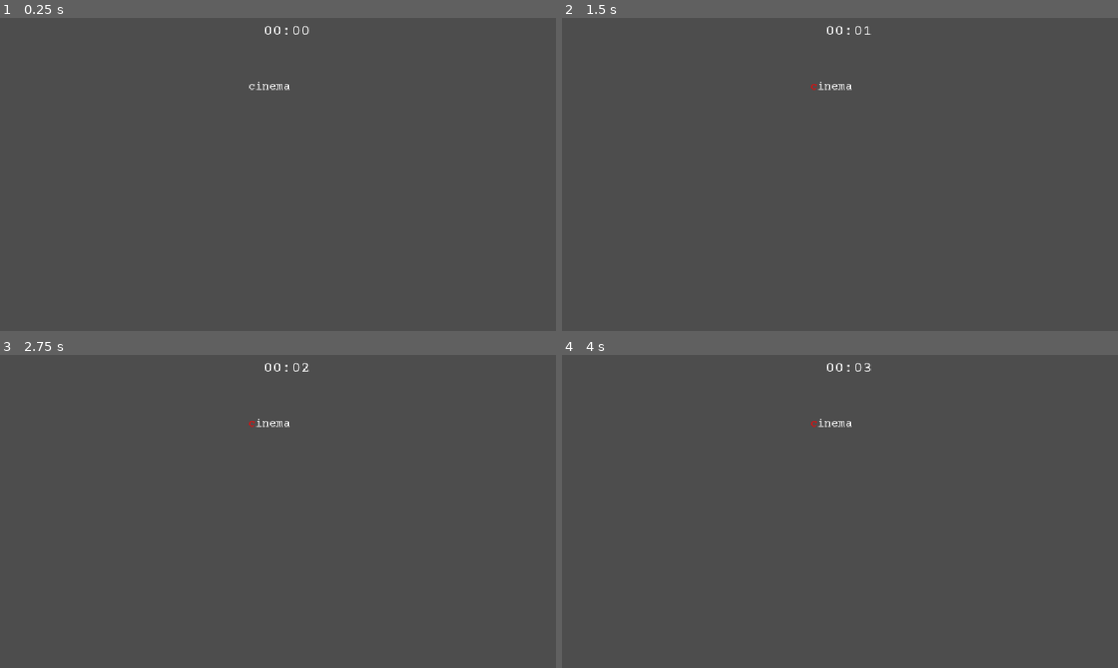
Above: before the commit, frames 1-4 (two rows, left to right).
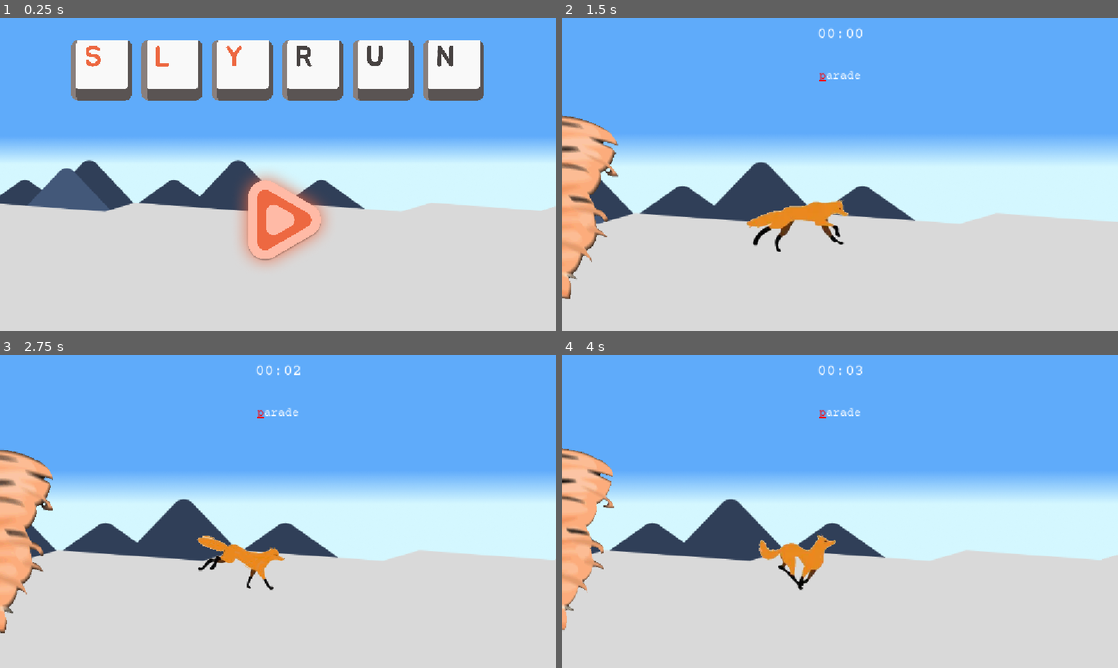
Above: after the commit, the same moments.

Repository: nowhereware/slyrun
Game: Godot game, scene res://scenes/main_menu.tscn
Two runs of this game, one before a commit and one after it. Both use one fixed random seed, a clock stepped at 60 frames per second and the inputs below.
Inputs (mouse positions are in pixels of both pictures, inside the frame that each line leads up to):
- Up to frame 1 (0.25 s): no input
- Up to frame 2 (1.5 s): click (845, 218) at 0.52 s; tap Enter at 1.25 s
- Up to frame 3 (2.75 s): no input
- Up to frame 4 (4 s): no input

The runs differ from the first frame. In frame 1, 96% of the frame differs, in the area x 0-100%, y 0-100%; in frame 2, 100%; in frame 3, 100%; in frame 4, 100%.

Commit message:
Update to newest version

Diff:
--- a/assets/6letters.csv
+++ b/assets/6letters.csv
@@ -9,7 +9,6 @@
 person
 health
 mother
-period
 father
 centre
 effect
@@ -74,7 +73,6 @@
 speech
 effort
 career
-attack
 length
 memory
 impact
@@ -139,13 +137,11 @@
 injury
 valley
 bishop
-christ
 motion
 author
 nation
 sample
 aspect
-cancer
 beauty
 square
 vision
@@ -157,10 +153,8 @@
 expert
 parish
 strike
-border
 bottle
 autumn
-victim
 editor
 stress
 wealth
@@ -179,11 +173,8 @@
 circle
 pocket
 module
-affair
 winner
 breach
-finger
-throat
 phrase
 holder
 canada
@@ -199,7 +190,6 @@
 signal
 poetry
 camera
-maggie
 string
 tenant
 burden
@@ -215,7 +205,6 @@
 cotton
 heaven
 farmer
-tongue
 petrol
 walker
 timber
@@ -288,7 +277,6 @@
 surrey
 excuse
 reward
-breast
 pardon
 arrest
 button
@@ -296,7 +284,6 @@
 finish
 johnny
 wisdom
-virgin
 german
 daniel
 toilet
@@ -319,7 +306,6 @@
 vessel
 merger
 supper
-killer
 coffin
 lounge
 keeper
@@ -378,7 +364,6 @@
 victor
 canvas
 hunger
-racism
 jersey
 knight
 sophie
@@ -411,10 +396,8 @@
 sheila
 patent
 import
-tumour
 fringe
 chorus
-heroin
 jungle
 asylum
 vacuum
@@ -452,15 +435,12 @@
 outfit
 combat
 joanna
-biopsy
 advent
 decree
-poison
 thread
 garlic
 hazard
 candle
-sewage
 foster
 cruise
 little
@@ -471,7 +451,6 @@
 debris
 patrol
 ernest
-insect
 dexter
 enzyme
 mosaic
@@ -530,7 +509,6 @@
 spouse
 mickey
 henley
-climax
 campus
 recall
 herald
@@ -543,7 +521,6 @@
 granny
 socket
 sierra
-bomber
 cement
 potter
 kidney
@@ -570,7 +547,6 @@
 fender
 wicket
 convoy
-escort
 mantle
 monkey
 bypass
@@ -595,7 +571,6 @@
 heater
 cooker
 banana
-trauma
 mutant
 jumper
 hector
@@ -690,7 +665,6 @@
 yellow
 sudden
 fulham
-hooker
 sermon
 misuse
 tarmac
@@ -702,7 +676,6 @@
 hearth
 violet
 carrot
-gutter
 parrot
 barnet
 assent
@@ -752,11 +725,9 @@
 squire
 brewer
 sheikh
-artery
 archie
 enamel
 cowboy
-faeces
 malice
 magnet
 trough
@@ -773,19 +744,15 @@
 beacon
 anthem
 saucer
-plough
 bunker
 crunch
 raffle
-incest
 mobile
 run-up
 riddle
 ferret
 staple
 digest
-mosque
-sexism
 median
 ledger
 helper
@@ -805,27 +772,22 @@
 opener
 becker
 livery
-lesion
 tandem
-thirst
 rarity
 dobson
 stroll
 ransom
 millie
-thrush
 retina
 bamboo
 mammal
 craven
 dalton
 connie
-seaman
 jigsaw
 frenzy
 hassle
 bakery
-cartel
 crater
 nausea
 alaska
@@ -845,7 +807,6 @@
 rudder
 daphne
 refuse
-vagina
 trifle
 tangle
 martyr
@@ -866,7 +827,6 @@
 turtle
 parody
 feeder
-condom
 canyon
 volley
 facade
@@ -905,14 +865,12 @@
 refund
 yogurt
 saliva
-rapist
 salute
 parole
 botany
 bridle
 sender
 kitten
-maggot
 mercer
 safari
 permit
@@ -923,7 +881,6 @@
 spruce
 shrimp
 uproar
-nether
 hangar
 recess
 picket
@@ -933,7 +890,6 @@
 dieter
 parkin
 hybrid
-ghetto
 casino
 claret
 heresy
@@ -941,7 +897,6 @@
 bazaar
 oyster
 ambush
-foetus
 clover
 affect
 utopia
@@ -984,12 +939,10 @@
 insert
 fleece
 rebate
-hernia
 lagoon
 trance
 tremor
 grouse
-tardis
 glover
 satire
 resale
--- a/scenes/in_game.tscn
+++ b/scenes/in_game.tscn
@@ -1,20 +1,80 @@
 [gd_scene format=3 uid="uid://4d37074pw4oh"]
 
 [ext_resource type="Script" uid="uid://bys53hkt5n4c7" path="res://scripts/in_game.gd" id="1_7nptk"]
-[ext_resource type="Texture2D" uid="uid://brm7xv58784sd" path="res://assets/temp_fox.png" id="2_cela1"]
 [ext_resource type="LabelSettings" uid="uid://b5fy2cfuqd5dr" path="res://assets/label_settings.tres" id="2_ipuqq"]
+[ext_resource type="Texture2D" uid="uid://bqe3u1loes143" path="res://assets/background.png" id="2_or4b6"]
 [ext_resource type="FontFile" uid="uid://vqnlwy3s5bfc" path="res://assets/courierprime.ttf" id="3_h5xqe"]
-[ext_resource type="Texture2D" uid="uid://jn2wxo8npxc0" path="res://assets/temp_scroll.png" id="4_5gm6p"]
+[ext_resource type="Texture2D" uid="uid://b70n625lra5fy" path="res://assets/fox/0.png" id="3_sbksv"]
+[ext_resource type="Texture2D" uid="uid://colwhyewc6dvs" path="res://assets/fox/1.png" id="4_kfjf5"]
+[ext_resource type="Texture2D" uid="uid://r1n3jdy0hqcl" path="res://assets/tornado/0.png" id="5_11xtg"]
+[ext_resource type="Texture2D" uid="uid://mvx38ls1ebfw" path="res://assets/fox/2.png" id="5_jwypr"]
+[ext_resource type="Texture2D" uid="uid://0ywwap0k6f6x" path="res://assets/tornado/1.png" id="6_g41us"]
+[ext_resource type="Texture2D" uid="uid://dtrfxtg7veaad" path="res://assets/fox/3.png" id="6_vwjh6"]
+[ext_resource type="Texture2D" uid="uid://b4qqdlkqm4s5p" path="res://assets/tornado/2.png" id="7_co0c4"]
+[ext_resource type="Texture2D" uid="uid://dx8pyf028ogvp" path="res://assets/fox/4.png" id="7_n1tme"]
+[ext_resource type="Texture2D" uid="uid://ww7olj4cmxsj" path="res://assets/tornado/3.png" id="8_2ckjo"]
+[ext_resource type="Texture2D" uid="uid://b136qshx1fhke" path="res://assets/fox/5.png" id="8_f2l4y"]
+[ext_resource type="Texture2D" uid="uid://c00q5xrtjc0f7" path="res://assets/fox/6.png" id="9_25war"]
+[ext_resource type="Texture2D" uid="uid://bjxjtobi6jk2r" path="res://assets/tornado/4.png" id="9_a6pya"]
+[ext_resource type="Texture2D" uid="uid://bpryhl7i5jt3q" path="res://assets/tornado/5.png" id="10_88obl"]
+[ext_resource type="Texture2D" uid="uid://bfvtb2dkjl5re" path="res://assets/fox/7.png" id="10_nb1ec"]
+[ext_resource type="Texture2D" uid="uid://bmnw6y3mofgt7" path="res://assets/fox/8.png" id="11_6fcm8"]
+[ext_resource type="Texture2D" uid="uid://q01pj85xvlth" path="res://assets/tornado/6.png" id="11_qhyra"]
+[ext_resource type="Texture2D" uid="uid://c3aocasw7t6kj" path="res://assets/tornado/7.png" id="12_t12ct"]
+[ext_resource type="Texture2D" uid="uid://wwwv51jswicm" path="res://assets/fox/9.png" id="12_ws43c"]
+[ext_resource type="Texture2D" uid="uid://y3rtx72uubyv" path="res://assets/tornado/8.png" id="13_4tb1c"]
+[ext_resource type="Texture2D" uid="uid://bupiw55ghw80o" path="res://assets/fox/10.png" id="13_by233"]
+[ext_resource type="Texture2D" uid="uid://fdxp8b7jet2p" path="res://assets/tornado/9.png" id="14_kpfud"]
+[ext_resource type="Texture2D" uid="uid://p72evqx358na" path="res://assets/tornado/10.png" id="15_lm43o"]
+[ext_resource type="Texture2D" uid="uid://7pdy3huqx0nk" path="res://assets/tornado/11.png" id="16_sbksv"]
+[ext_resource type="Texture2D" uid="uid://1s1edqlocmos" path="res://assets/tornado/12.png" id="17_kfjf5"]
+[ext_resource type="Texture2D" uid="uid://b2mmxrvkfj12n" path="res://assets/tornado/13.png" id="18_jwypr"]
+[ext_resource type="Texture2D" uid="uid://bhtxx3ao5vy0n" path="res://assets/tornado/14.png" id="19_vwjh6"]
+[ext_resource type="Texture2D" uid="uid://p8w5xq10bfi5" path="res://assets/tornado/15.png" id="20_n1tme"]
+[ext_resource type="Texture2D" uid="uid://rxpb8inpwdft" path="res://assets/tornado/16.png" id="21_f2l4y"]
+[ext_resource type="Texture2D" uid="uid://dy0cj3w84ao3" path="res://assets/tornado/17.png" id="22_25war"]
+[ext_resource type="Texture2D" uid="uid://8irltj8n5kx7" path="res://assets/tornado/18.png" id="23_nb1ec"]
+[ext_resource type="Texture2D" uid="uid://demti5fxjnkf3" path="res://assets/tornado/19.png" id="24_6fcm8"]
 
 [sub_resource type="SpriteFrames" id="SpriteFrames_h5xqe"]
 animations = [{
 "frames": [{
 "duration": 1.0,
-"texture": ExtResource("2_cela1")
+"texture": ExtResource("3_sbksv")
+}, {
+"duration": 1.0,
+"texture": ExtResource("4_kfjf5")
+}, {
+"duration": 1.0,
+"texture": ExtResource("5_jwypr")
+}, {
+"duration": 1.0,
+"texture": ExtResource("6_vwjh6")
+}, {
+"duration": 1.0,
+"texture": ExtResource("7_n1tme")
+}, {
+"duration": 1.0,
+"texture": ExtResource("8_f2l4y")
+}, {
+"duration": 1.0,
+"texture": ExtResource("9_25war")
+}, {
+"duration": 1.0,
+"texture": ExtResource("10_nb1ec")
+}, {
+"duration": 1.0,
+"texture": ExtResource("11_6fcm8")
+}, {
+"duration": 1.0,
+"texture": ExtResource("12_ws43c")
+}, {
+"duration": 1.0,
+"texture": ExtResource("13_by233")
 }],
 "loop": 1,
 "name": &"default",
-"speed": 5.0
+"speed": 20.0
 }]
 
 [sub_resource type="LabelSettings" id="LabelSettings_ipuqq"]
@@ -29,40 +89,109 @@
 font = ExtResource("3_h5xqe")
 font_size = 32
 
+[sub_resource type="SpriteFrames" id="SpriteFrames_w46pu"]
+animations = [{
+"frames": [{
+"duration": 1.0,
+"texture": ExtResource("5_11xtg")
+}, {
+"duration": 1.0,
+"texture": ExtResource("6_g41us")
+}, {
+"duration": 1.0,
+"texture": ExtResource("7_co0c4")
+}, {
+"duration": 1.0,
+"texture": ExtResource("8_2ckjo")
+}, {
+"duration": 1.0,
+"texture": ExtResource("9_a6pya")
+}, {
+"duration": 1.0,
+"texture": ExtResource("10_88obl")
+}, {
+"duration": 1.0,
+"texture": ExtResource("11_qhyra")
+}, {
+"duration": 1.0,
+"texture": ExtResource("12_t12ct")
+}, {
+"duration": 1.0,
+"texture": ExtResource("13_4tb1c")
+}, {
+"duration": 1.0,
+"texture": ExtResource("14_kpfud")
+}, {
+"duration": 1.0,
+"texture": ExtResource("15_lm43o")
+}, {
+"duration": 1.0,
+"texture": ExtResource("16_sbksv")
+}, {
+"duration": 1.0,
+"texture": ExtResource("17_kfjf5")
+}, {
+"duration": 1.0,
+"texture": ExtResource("18_jwypr")
+}, {
+"duration": 1.0,
+"texture": ExtResource("19_vwjh6")
+}, {
+"duration": 1.0,
+"texture": ExtResource("20_n1tme")
+}, {
+"duration": 1.0,
+"texture": ExtResource("21_f2l4y")
+}, {
+"duration": 1.0,
+"texture": ExtResource("22_25war")
+}, {
+"duration": 1.0,
+"texture": ExtResource("23_nb1ec")
+}, {
+"duration": 1.0,
+"texture": ExtResource("24_6fcm8")
+}],
+"loop": 1,
+"name": &"default",
+"speed": 15.0
+}]
+
 [node name="InGame" type="Node2D" unique_id=707985964]
 script = ExtResource("1_7nptk")
 
 [node name="Sky" type="Parallax2D" parent="." unique_id=2108714000]
-visible = false
 scroll_scale = Vector2(0.1, 0.1)
-repeat_size = Vector2(1920, 1080)
+repeat_size = Vector2(1468.5, 900)
 autoscroll = Vector2(-25, 0)
 repeat_times = 2
 
 [node name="Sprite2D" type="Sprite2D" parent="Sky" unique_id=1097274910]
-position = Vector2(658, 136)
-texture = ExtResource("4_5gm6p")
+position = Vector2(544, 340)
+scale = Vector2(1.525, 1.5)
+texture = ExtResource("2_or4b6")
 
 [node name="Ground" type="Parallax2D" parent="." unique_id=970831227]
 
 [node name="Fox" type="AnimatedSprite2D" parent="." unique_id=1399206653]
-visible = false
-position = Vector2(924, 519)
+position = Vector2(859, 421)
 sprite_frames = SubResource("SpriteFrames_h5xqe")
+frame_progress = 0.31348458
 
 [node name="TimerLabel" type="Label" parent="." unique_id=1266347697]
-offset_left = 546.0
-offset_top = 10.0
-offset_right = 642.0
-offset_bottom = 46.0
+offset_left = 529.0
+offset_top = 16.0
+offset_right = 625.0
+offset_bottom = 52.0
 text = "99:99"
 label_settings = ExtResource("2_ipuqq")
 
 [node name="CurrentWord" type="RichTextLabel" parent="." unique_id=247813977]
-offset_left = 515.0
-offset_top = 129.0
-offset_right = 738.0
-offset_bottom = 179.0
+offset_left = 533.0
+offset_top = 107.0
+offset_right = 626.0
+offset_bottom = 157.0
+theme_override_font_sizes/normal_font_size = 24
 bbcode_enabled = true
 fit_content = true
 
@@ -99,3 +228,7 @@
 offset_bottom = 371.0
 text = "Accuracy: "
 label_settings = SubResource("LabelSettings_h5xqe")
+
+[node name="Tornado" type="AnimatedSprite2D" parent="." unique_id=937747487]
+position = Vector2(-2, 372)
+sprite_frames = SubResource("SpriteFrames_w46pu")
--- a/scenes/main_menu.tscn
+++ b/scenes/main_menu.tscn
@@ -1,6 +1,30 @@
 [gd_scene format=3 uid="uid://b7wg87cbrrx4"]
 
 [ext_resource type="Script" uid="uid://bhdn26bc0yn1p" path="res://scripts/main_menu.gd" id="1_l6cm7"]
+[ext_resource type="Texture2D" uid="uid://bqe3u1loes143" path="res://assets/background.png" id="2_ekxnf"]
+[ext_resource type="Texture2D" uid="uid://ol25tnww4i1a" path="res://assets/Logo.png" id="3_bqqt6"]
+[ext_resource type="Texture2D" uid="uid://c0iykrd0e6cpx" path="res://assets/Play.png" id="4_wu84c"]
 
 [node name="MainMenu" type="Node2D" unique_id=1645610315]
 script = ExtResource("1_l6cm7")
+
+[node name="Background" type="Sprite2D" parent="." unique_id=1828158834]
+position = Vector2(582, 329)
+scale = Vector2(1.25, 1.25)
+texture = ExtResource("2_ekxnf")
+
+[node name="Logo" type="Sprite2D" parent="." unique_id=1627011566]
+position = Vector2(575, 108.00001)
+scale = Vector2(0.1, 0.1)
+texture = ExtResource("3_bqqt6")
+
+[node name="PlayButton" type="TextureButton" parent="." unique_id=100067510]
+offset_left = 475.00003
+offset_top = 301.0
+offset_right = 1226.0
+offset_bottom = 1079.0
+scale = Vector2(0.3, 0.3)
+texture_normal = ExtResource("4_wu84c")
+texture_pressed = ExtResource("4_wu84c")
+texture_hover = ExtResource("4_wu84c")
+texture_focused = ExtResource("4_wu84c")
--- a/scripts/in_game.gd
+++ b/scripts/in_game.gd
@@ -27,7 +27,7 @@
 	var letter6 = file.get_as_text()
 	file.close()
 	lines = letter6.split("\n")
-	var line = randi() % 1000
+	var line = randi() % lines.size()
 	current_word = lines[line]
 	$CurrentWord.push_font(font)
 	$CurrentWord.push_font_size(FONT_SIZE)
@@ -47,6 +47,12 @@
 	add_child(grace_timer)
 	health = 3
 
+	$Tornado.autoplay = "default"
+	$Tornado.play("default")
+
+	$Fox.autoplay = "default"
+	$Fox.play("default")
+
 func _input(event: InputEvent) -> void:
 	if (event is InputEventKey and !event.is_echo() and !event.is_released()):
 		event = event as InputEventKey
@@ -55,7 +61,7 @@
 			if (current_letter == current_word.length()):
 				# Load a new word.
 				current_letter = 0
-				var line = randi() % 1000
+				var line = randi() % lines.size()
 				current_word = lines[line]
 				words_completed += 1
 				add_health()
@@ -92,9 +98,15 @@
 func remove_health():
 	health -= 1
 
-	velocity = Vector2(-50, 0)
+	velocity = Vector2(-10, 0)
 
-	if (health == 0):
+	if (health == 2):
+		$Fox.position.x = 500
+	elif (health == 1):
+		# Move tornado.
+		pass
+	elif (health == 0):
+		$Fox.position.x = 200
 		$CurrentWord.hide()
 		$GameOverUI.show()
 		@warning_ignore("integer_division")
@@ -104,6 +116,10 @@
 func add_health():
 	if (health < 3):
 		health += 1
+	if (health == 3):
+		$Fox.position.x = 920
+	elif (health == 2):
+		$Fox.position.x = 500
 
 # Called every frame. 'delta' is the elapsed time since the previous frame.
 func _process(delta: float) -> void:
@@ -111,8 +127,8 @@
 		time_elapsed += delta
 
 	if (velocity.x != 0):
-		$Fox.position.x -= 5
-
+		$Fox.position.x -= 2
+		velocity.x += 2
 
 	@warning_ignore("integer_division")
 	var minutes = int(time_elapsed) / 60
--- a/scripts/main_menu.gd
+++ b/scripts/main_menu.gd
@@ -1,11 +1,11 @@
 extends Node2D
-
 
 # Called when the node enters the scene tree for the first time.
 func _ready() -> void:
+	$PlayButton.button_down.connect(onPlayButtonPress)
+
+func onPlayButtonPress():
 	get_tree().change_scene_to_file("res://scenes/in_game.tscn")
-	pass # Replace with function body.
-
 
 # Called every frame. 'delta' is the elapsed time since the previous frame.
 func _process(delta: float) -> void:
Binary file added: assets/Flavicon.png
Binary file added: assets/Logo.png
Binary file added: assets/Pause.png
Binary file added: assets/Play.png
Binary file added: assets/Tornado.gif
Binary file added: assets/background.png
Binary file added: assets/fox/0.png
Binary file added: assets/fox/1.png
Binary file added: assets/fox/10.png
Binary file added: assets/fox/2.png
Binary file added: assets/fox/3.png
Binary file added: assets/fox/4.png
(and 28 more such lines)
